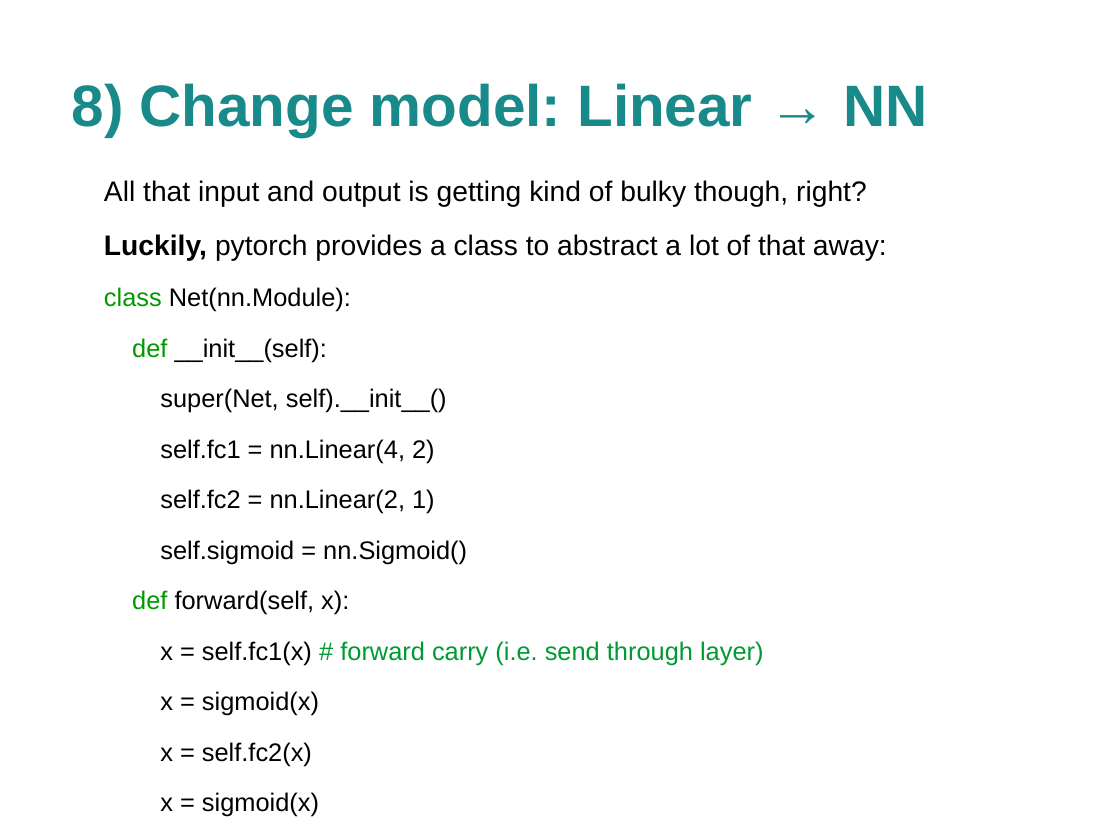
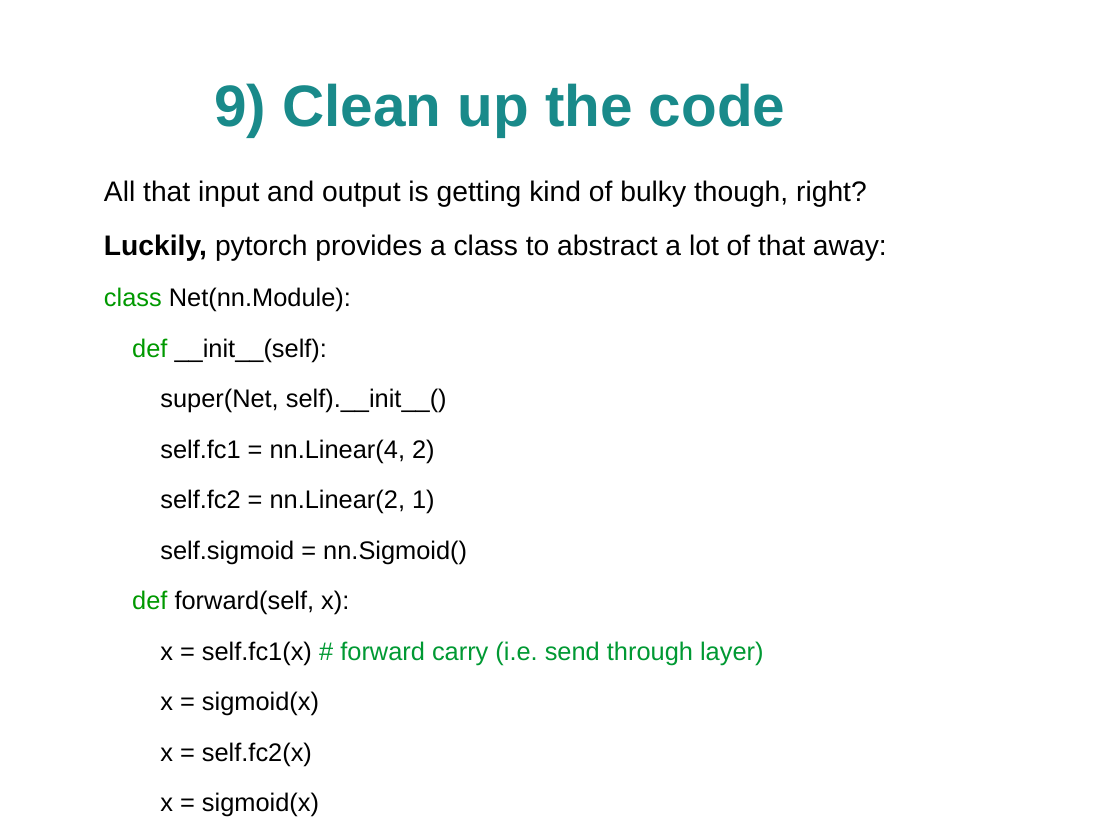
Before and after one commit to joshualmitchell/joshualmitchell.github.io, a slide deck: slide 17 of _posts/DL PyTorch Presentation.odp (slide 18 before the commit). Drawn at 1120x840 pixels with LibreOffice and Linux fonts; fonts in the diff are those of the drawing; background and template pictures are left out. Boxes give left, top, right and bottom in pixels: in the first picture for what was removed or moved away, otherwise in the second. Text is boxed around its words. In the diff, an @@ line names an element or a change of style, - is before the commit and + after.

```diff
--- a/_posts/DL PyTorch Presentation.odp
+++ b/_posts/DL PyTorch Presentation.odp
@@ title at [214, 83, 785, 137]: text changed @@
-8) Change model: Linear → NN
+9) Clean up the code
```
Also in this commit, not shown: 1 other slide changed, 1 slide added, 1 slide removed, 1 other file.
